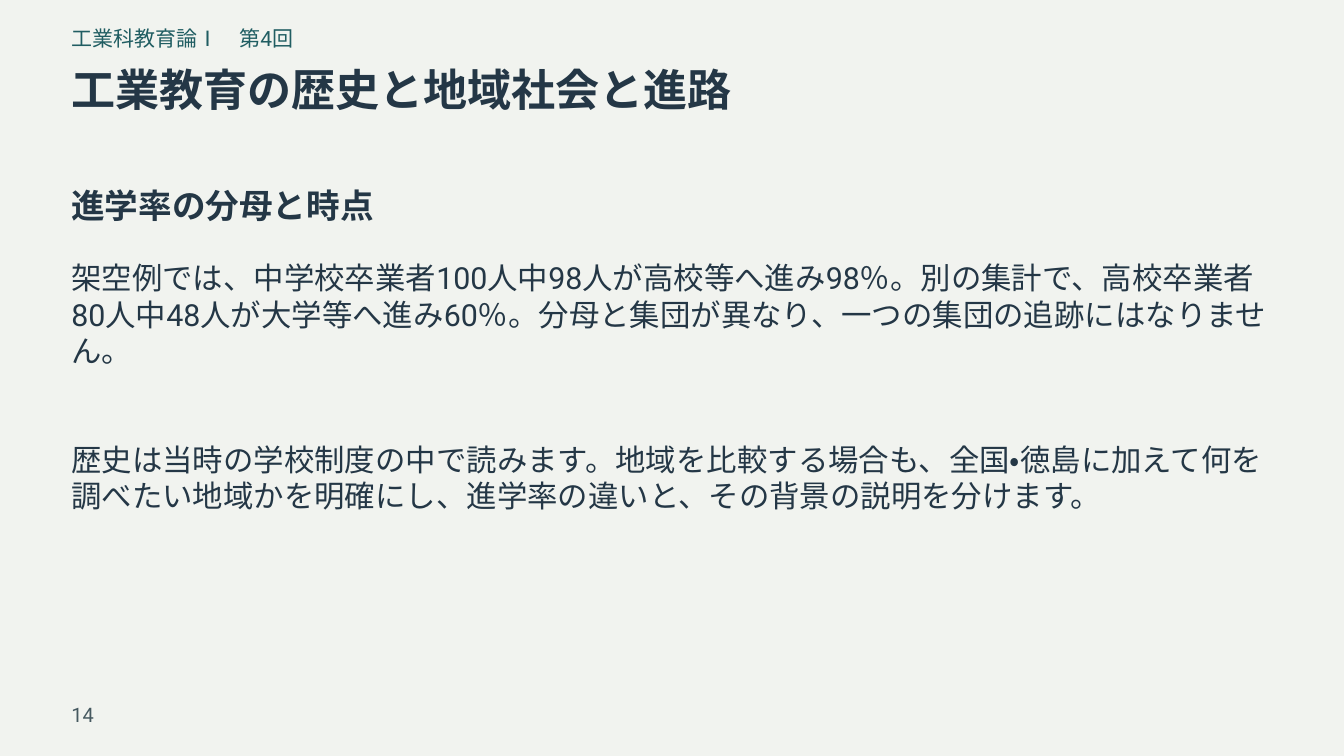
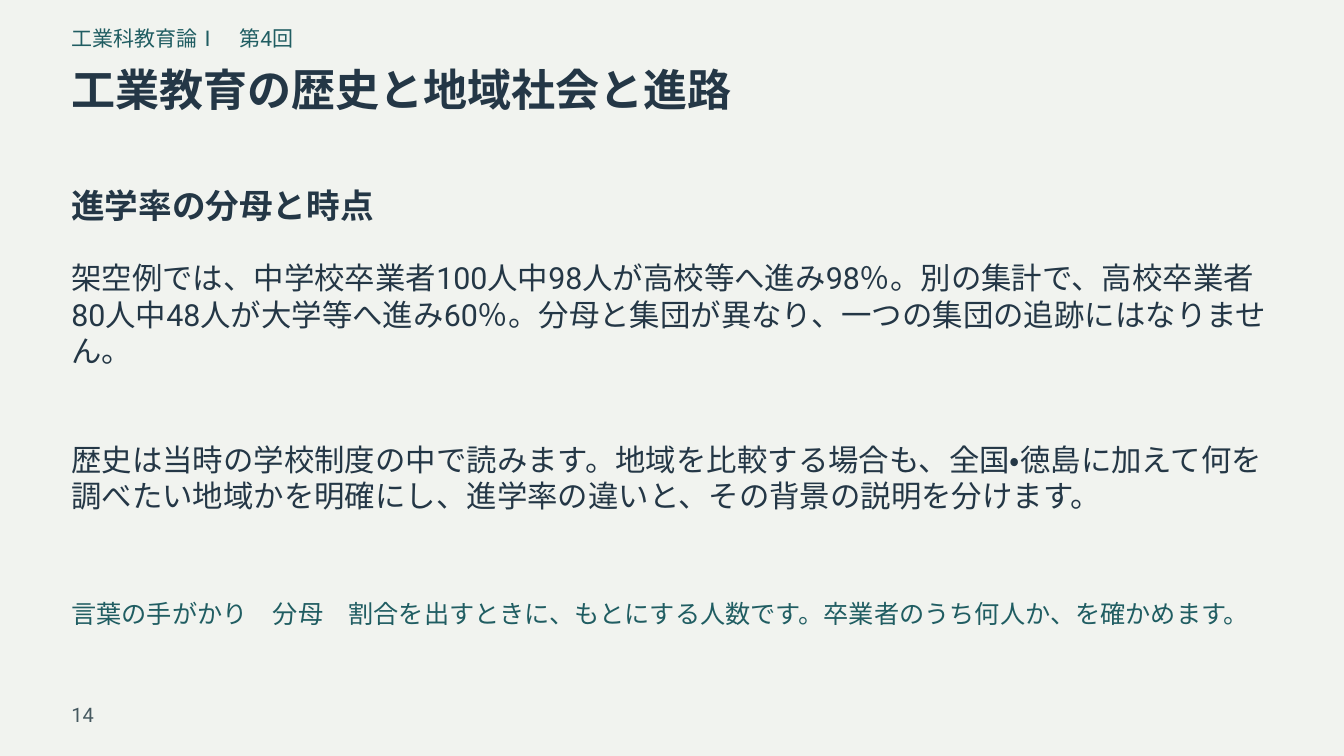
Before and after one commit to zooc-14calbp/industrial-education-i, a slide deck: slide 14 of reorganized/20261105/expanded/slides.pptx. Drawn at 1344x756 pixels with LibreOffice and Linux fonts; fonts in the diff are those of the drawing. Boxes give left, top, right and bottom in pixels: in the first picture for what was removed or moved away, otherwise in the second. Text is boxed around its words. In the diff, an @@ line names an element or a change of style, - is before the commit and + after.

```diff
--- a/reorganized/20261105/expanded/slides.pptx
+++ b/reorganized/20261105/expanded/slides.pptx
@@ text added at (71,601,1250,625), 18 pt, text #205D62 @@
+言葉の手がかり 分母 割合を出すときに、もとにする人数です。卒業者のうち何人か、を確かめます。
```
Also in this commit, not shown: 15 other slides changed, 37 other files.
